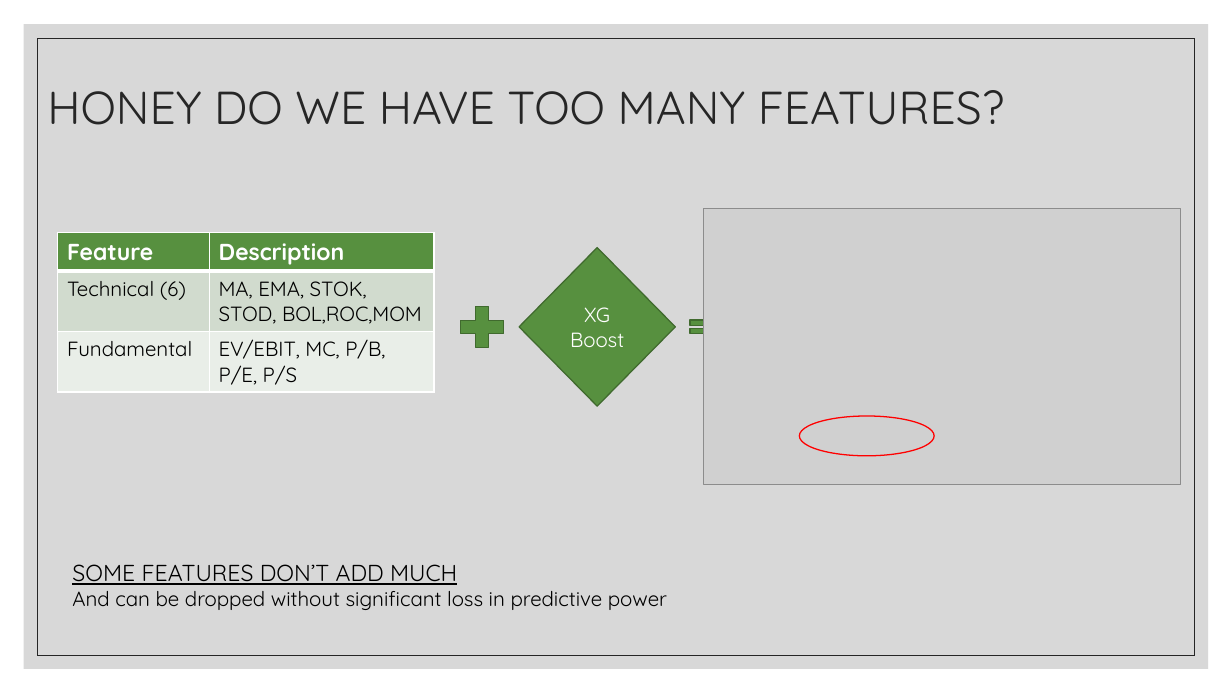
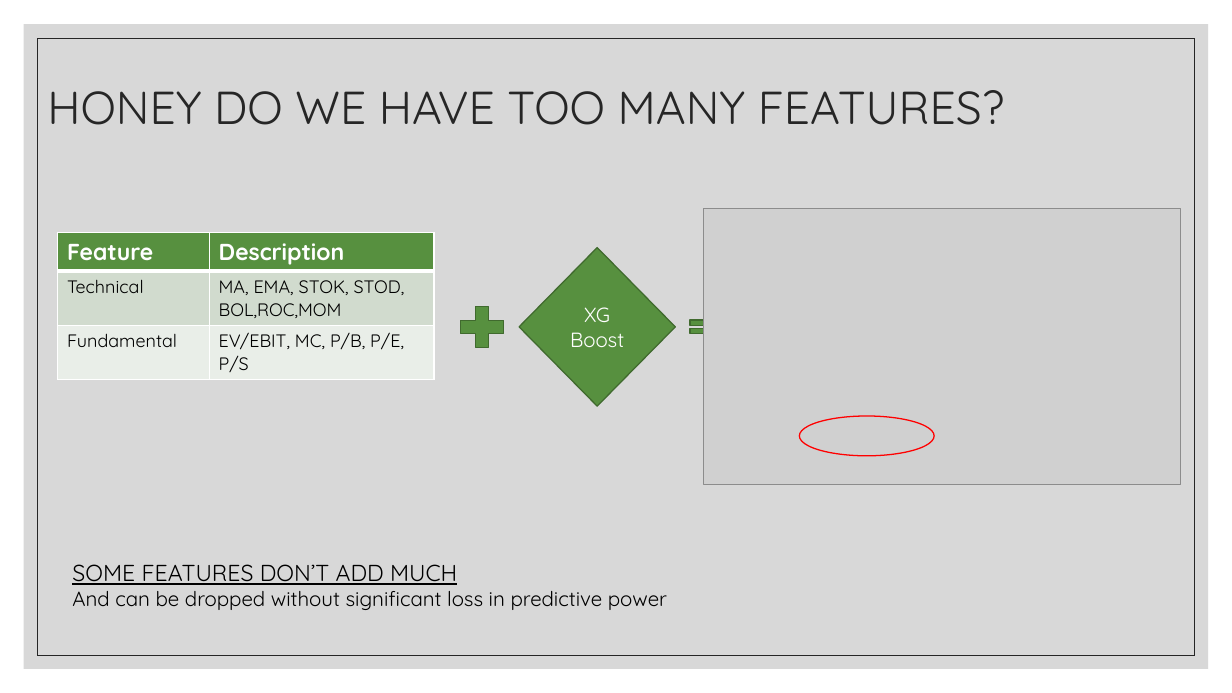
Before and after one commit to Sinthushan-bootcamp/SP500Analysis, a slide deck: slide 10 of ALGORITHMIC POST-COVD TRADING STRATEGY.pptx. Drawn at 1232x693 pixels with LibreOffice and Linux fonts; fonts in the diff are those of the drawing; grey boxes stand for pictures. Boxes give left, top, right and bottom in pixels: in the first picture for what was removed or moved away, otherwise in the second. Text is boxed around its words. In the diff, an @@ line names an element or a change of style, - is before the commit and + after.

```diff
--- a/ALGORITHMIC POST-COVD TRADING STRATEGY.pptx
+++ b/ALGORITHMIC POST-COVD TRADING STRATEGY.pptx
@@ table at [58,233,434,376] @@
-row 2, column 1: Technical (6)
+row 2, column 1: Technical
@@ size 16 to 14 pt in "MA, EMA, STOK, STOD, BOL,ROC,MOM", "Fundamental", "EV/EBIT, MC, P/B, P/E, P/S" @@
```
Also in this commit, not shown: 4 other slides changed.
